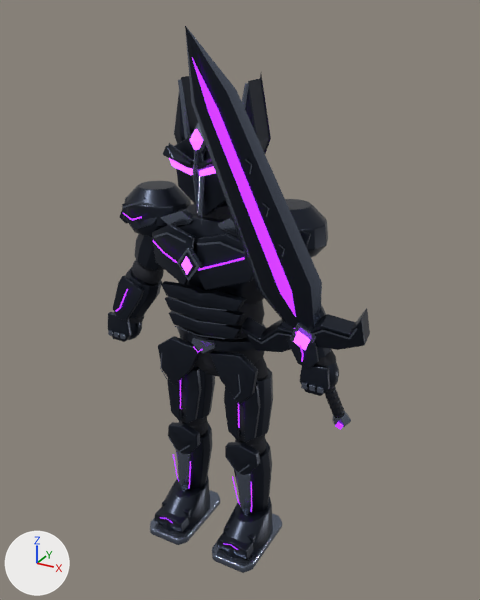
Renders of the FBX model Assets/Alterverse/Resources/AuthoredHeroes/VoidKnight.fbx from each side of a commit.
Rendered twice from a 50 mm camera at (1.29, -2.18, 2.27) aimed at (0.1, -0.02, 1.19). The lights are fixed; the arrows at lower left show +X, +Y and +Z. The first picture is the older version. Vertices at exactly the same position are counted once.

In view in the first picture: 'DF_Anatomy', 'DF_WeaponR'.
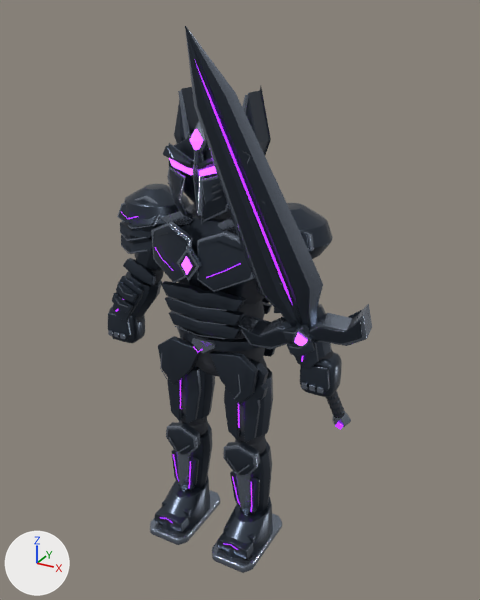
Location of each change, [x1, y1, x2, y2] in pixels of the pictures (480 x 600 px; the box of a moved part takes in the faces that stretch with it):
'DF_Anatomy', surface changed, reshaped
    before: [108, 75, 339, 573]
    after: [108, 86, 342, 573]
'DF_WeaponR', surface changed, reshaped
    before: [185, 26, 370, 430]
    after: [185, 26, 372, 430]
part 1 of me_vk_undersuit_chest, moved or reshaped
    before: [154, 232, 186, 243]
    after: [157, 232, 182, 245]
part 2 of me_vk_undersuit_chest, moved or reshaped
    before: [153, 240, 177, 263]
    after: [155, 247, 173, 270]
part 3 of me_vk_undersuit_chest, moved or reshaped
    before: [197, 242, 245, 254]
    after: [198, 241, 243, 252]
part 4 of me_vk_undersuit_chest, moved or reshaped
    before: [198, 257, 245, 271]
    after: [206, 263, 241, 278]
part 5 of me_vk_undersuit_chest, moved or reshaped (not visible afterwards)
    before: [122, 201, 157, 208]
part 6 of me_vk_undersuit_chest, moved or reshaped
    before: [123, 213, 142, 221]
    after: [120, 232, 147, 241]
part 7 of me_vk_undersuit_chest, built on
    before: [114, 75, 339, 392]
    after: [109, 86, 342, 514]
part 8 of me_vk2_swordblade, added
    after: [194, 59, 292, 303]
part 9 of me_vk2_swordblade, reshaped
    before: [185, 28, 370, 352]
    after: [185, 28, 372, 349]

What changed in the scene script:
```text
Change mat_void_black_metal:
    where n0 = _N.new('ShaderNodeBsdfPrincipled'); n0.name = 'Principled BSDF'
    n0.inputs[0].default_value: (0.024, 0.03, 0.046, 1.0) -> (0.05, 0.064, 0.088, 1.0)  # 'Base Color', dark blue #2b303d -> 'Base Color', greyish blue #3f4854
    n0.inputs[2].default_value: 0.33 -> 0.31  # 'Roughness'
    add n2 = _N.new('ShaderNodeTexImage'); n2.name = 'Image Texture'
    add n2.image = img_voidknightmetal_normal_png
    add n3 = _N.new('ShaderNodeNormalMap'); n3.name = 'Normal Map'
    add n3.inputs[0].default_value = 0.22  # 'Strength'
    add _L.new(n2.outputs[0], n3.inputs[1])  # 'Color' to 'Color'
    add _L.new(n3.outputs[0], n0.inputs[5])  # 'Normal' to 'Normal'
Change me_vk2_swordblade:
    remove me_vk2_swordblade.from_pydata(...)  # 2830 vertices, 2649 faces; spans x 0.07..0.65, y -0.37..0.06, z 0.7..2.22
    add me_vk2_swordblade.from_pydata(...)  # 3379 vertices, 3197 faces; spans x 0.08..0.66, y -0.35..0.06, z 0.7..2.22
    me_vk2_swordblade part 8: a new loose piece of 52 vertices spanning x 0.12..0.38, y -0.35..-0.13, z 1.27..2.13, in mat_void_energy (purple #8e24da, glowing purple #8e24da)
    me_vk2_swordblade part 9: 79 vertices moved from x 0.07..0.64, y -0.32..-0.02, z 1.05..2.04 to x 0.14..0.64, y -0.32..-0.02, z 1.09..2.0; 376 vertices removed from x 0.07..0.65, y -0.37..-0.01, z 1.03..2.13; 867 vertices added at x 0.08..0.66, y -0.35..0.0, z 1.05..2.22
    other edits to the shape of me_vk2_swordblade do not show in these pictures
Change me_vk_undersuit_chest:
    remove me_vk_undersuit_chest.from_pydata(...)  # 10674 vertices, 9847 faces; spans x -0.54..0.54, y -0.26..0.19, z 0.0..2.06
    add me_vk_undersuit_chest.from_pydata(...)  # 14077 vertices, 13134 faces; spans x -0.54..0.54, y -0.26..0.19, z 0.0..2.04
    me_vk_undersuit_chest part 1: the loose piece of 6 vertices spanning x -0.21..-0.02, y -0.22..-0.16, z 1.45..1.49 is scaled about its middle by (0.858, 1.1, 0.782), then moved by (0.0, -0.01, 0.0), in mat_void_black_metal
    me_vk_undersuit_chest part 2: the loose piece of 6 vertices spanning x -0.2..-0.03, y -0.23..-0.18, z 1.37..1.44 is scaled about its middle by (0.689, 0.933, 0.991), then moved by (-0.01, 0.0, -0.02)
    me_vk_undersuit_chest part 3: the loose piece of 6 vertices spanning x 0.02..0.21, y -0.22..-0.16, z 1.45..1.49 is scaled about its middle by (0.858, 1.1, 0.782), then moved by (0.0, -0.01, 0.0), in mat_void_black_metal
    me_vk_undersuit_chest part 4: the loose piece of 6 vertices spanning x 0.03..0.2, y -0.23..-0.18, z 1.37..1.44 is scaled about its middle by (0.689, 0.933, 0.991), then moved by (0.01, 0.0, -0.02)
    me_vk_undersuit_chest part 5: the loose piece of 6 vertices spanning x -0.4..-0.23, y -0.12..-0.1, z 1.53..1.57 is multiplied about its middle by the matrix ((0.539, 0.253, -0.582), (-0.007, 0.765, 0.326), (0.634, -0.206, 0.498)), then moved by (0.24, 0.25, 0.23)
    me_vk_undersuit_chest part 6: the loose piece of 6 vertices spanning x -0.38..-0.28, y -0.14..-0.13, z 1.49..1.52 is scaled about its middle by (1.27, 1.55, 0.928), then moved by (-0.01, 0.0, -0.08), in mat_void_bevel_metal
    me_vk_undersuit_chest part 7: 51 vertices moved within x -0.51..0.51, y -0.18..0.0, z 1.0..2.0; 1050 vertices removed from x -0.54..0.54, y -0.21..0.13, z 0.89..2.06; 4369 vertices added at x -0.54..0.54, y -0.23..0.16, z 0.18..2.02
    other edits to the shape of me_vk_undersuit_chest do not show in these pictures
```
